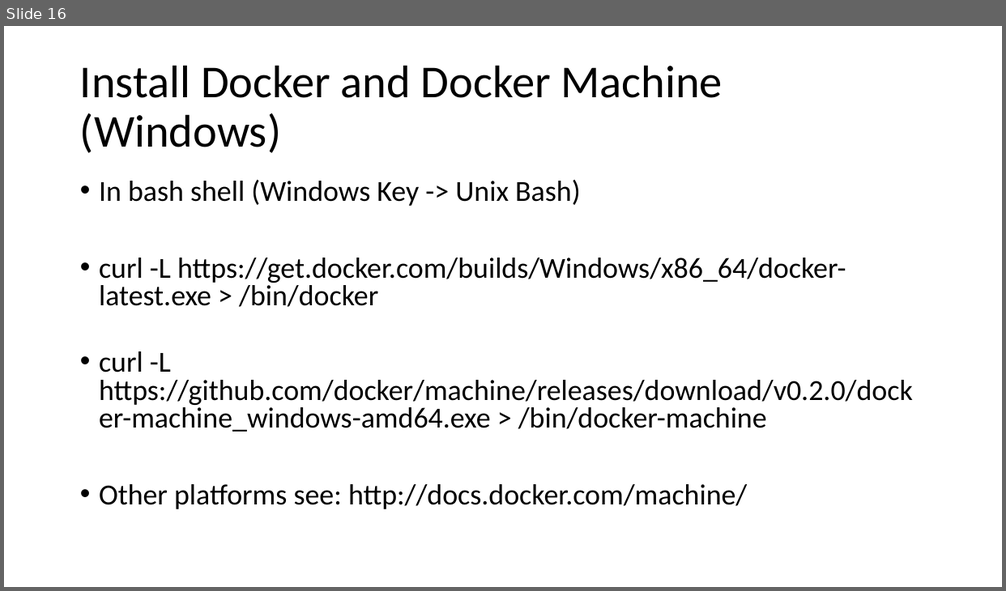
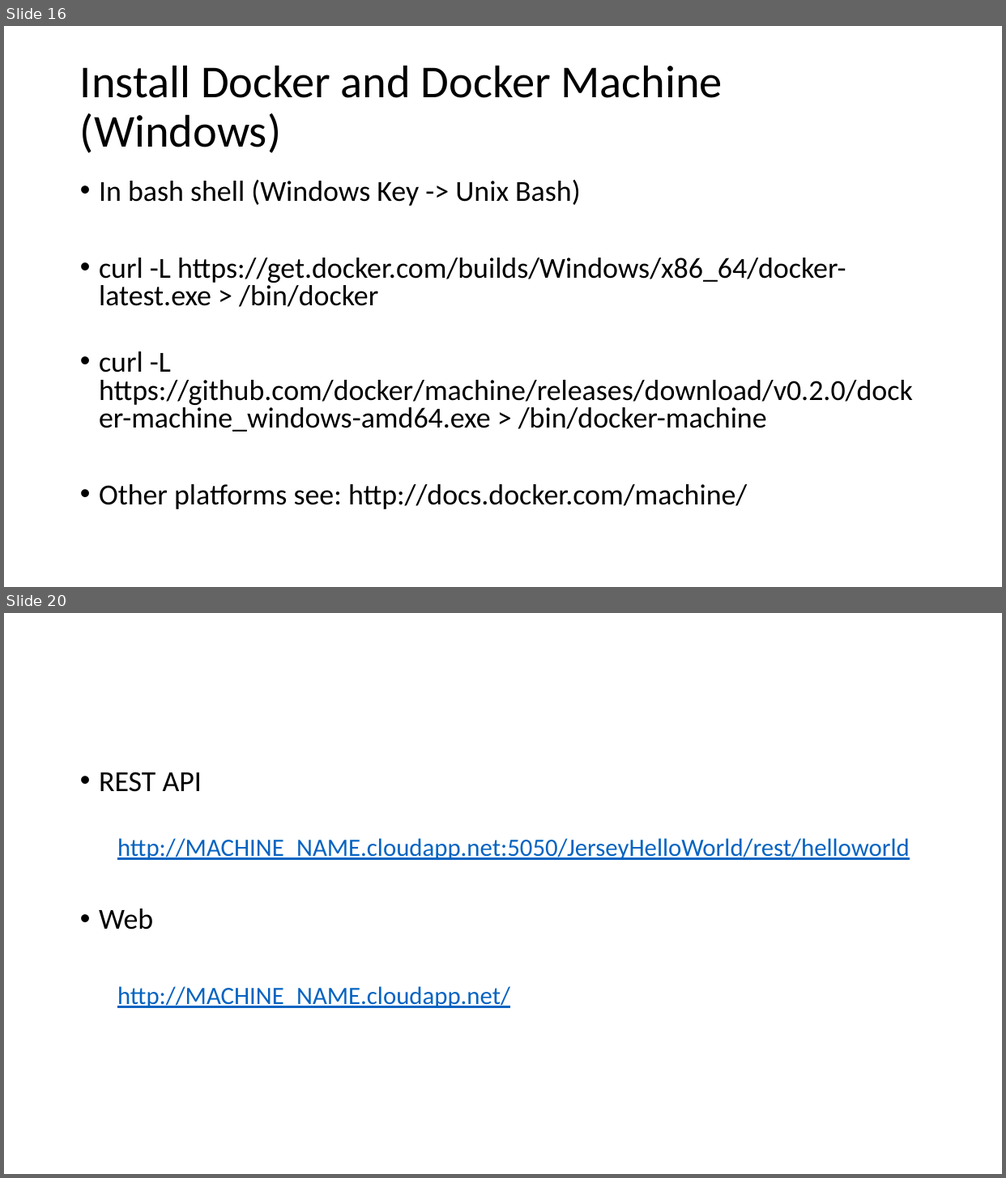
Before and after one commit to tvsnarayana/AzureDevTestDeploy, a slide deck: docs/tutorial.pptx. Shown one above the other, each under a label of ours: slide 16 before the commit, slides 16 and 20 after it; the slides between them are not shown. The pictures are 1006x591 and 1006x1178 pixels, drawn with LibreOffice and Linux fonts; fonts in the diff are those of the drawing. Boxes give left, top, right and bottom in pixels: in the first picture for what was removed or moved away, otherwise in the second. Text is boxed around its words. In the diff, an @@ line names an element or a change of style, - is before the commit and + after.

```diff
--- a/docs/tutorial.pptx
+++ b/docs/tutorial.pptx
@@ slide 20 added at (x1=4, y1=613, x2=1002, y2=1174), background #FFFFFF @@
@@ text added at (x1=99, y1=772, x2=910, y2=1008), 24 pt, text #0563C1, underline @@
+• REST API
+  http://MACHINE_NAME.cloudapp.net:5050/JerseyHelloWorld/rest/helloworld
+• Web
+  http://MACHINE_NAME.cloudapp.net/
```
Also in this commit, not shown: 7 slides changed, 3 other slides added, 1 slide removed.
